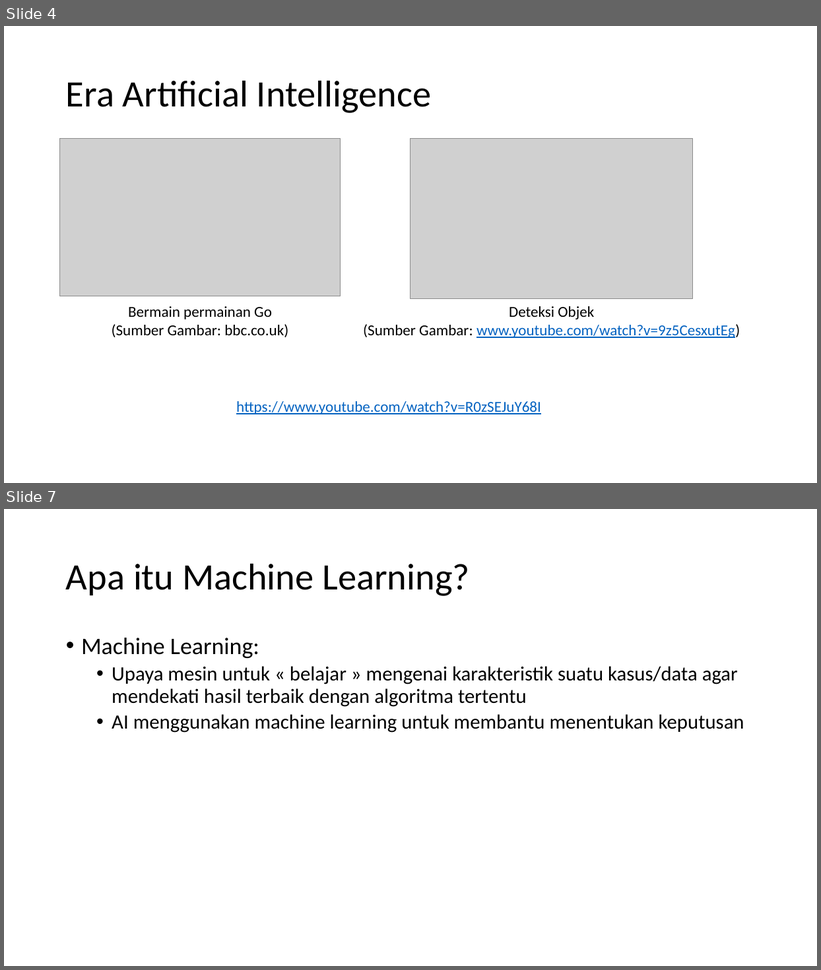
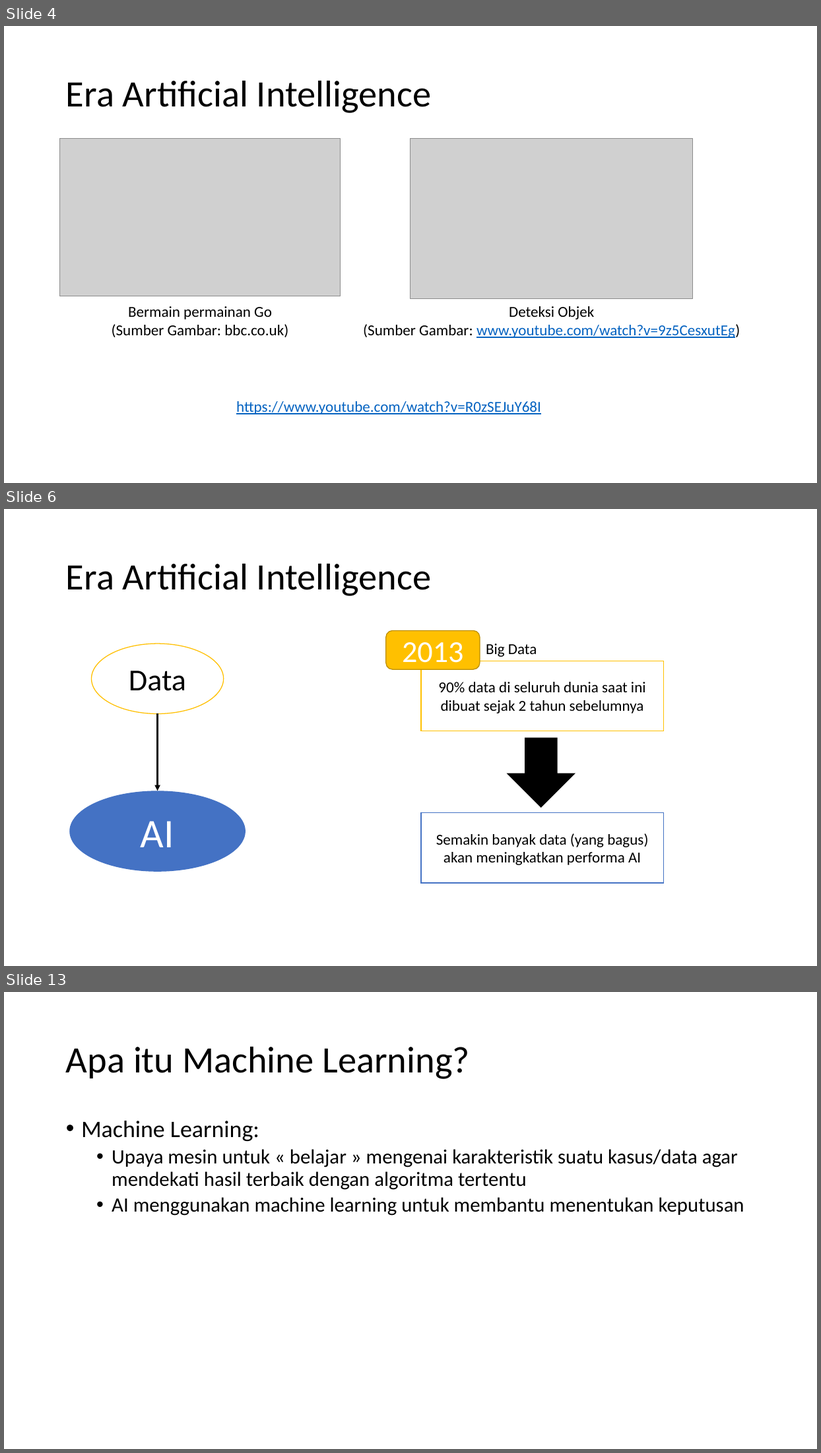
Before and after one commit to MRizkyWi/mlup18, a slide deck: [MLUP18] 01. Pengenalan Machine Learning.pptx. Shown one above the other, each under a label of ours: slides 4 and 7 before the commit, slides 4, 6 and 13 after it; the slides between them are not shown. The pictures are 821x970 and 821x1453 pixels, drawn with LibreOffice and Linux fonts; fonts in the diff are those of the drawing; grey boxes stand for pictures. Boxes give left, top, right and bottom in pixels: in the first picture for what was removed or moved away, otherwise in the second. Text is boxed around its words. In the diff, an @@ line names an element or a change of style, - is before the commit and + after.

```diff
--- a/[MLUP18] 01. Pengenalan Machine Learning.pptx
+++ b/[MLUP18] 01. Pengenalan Machine Learning.pptx
@@ slide 6 added at (4, 509, 817, 966), background #FFFFFF @@
@@ title added at (66, 563, 431, 596), 44 pt, text #000000 @@
+Era Artificial Intelligence
@@ ellipse added at (91, 644, 224, 714), fill #FFFFFF, outline #FFC000 1 pt, 36 pt, text #000000 @@
+Data
@@ rounded rectangle added at (386, 631, 481, 670), fill #FFC000, outline #BD8E00 1 pt, 36 pt, text #FFFFFF @@
+2013
@@ text added at (486, 644, 537, 657), 18 pt, text #000000 @@
+Big Data
@@ rectangle added at (421, 661, 664, 731), outline #FFC000 1 pt, 18 pt, text #000000 @@
+90% data di seluruh dunia saat ini dibuat sejak 2 tahun sebelumnya
@@ arrow added from (158, 714) to (158, 791), #000000 2.25 pt @@
@@ down arrow added at (507, 738, 576, 808), fill #000000 @@
@@ ellipse added at (69, 791, 246, 872), fill #4472C4, 48 pt, text #FFFFFF @@
+AI
@@ rectangle added at (421, 813, 664, 883), outline #4472C4 1 pt, 18 pt, text #000000 @@
+Semakin banyak data (yang bagus) akan meningkatkan performa AI
@@ what was slide 7 is now slide 13 @@
```
Also in this commit, not shown: 3 slides changed, 5 other slides added, 6 other files.
